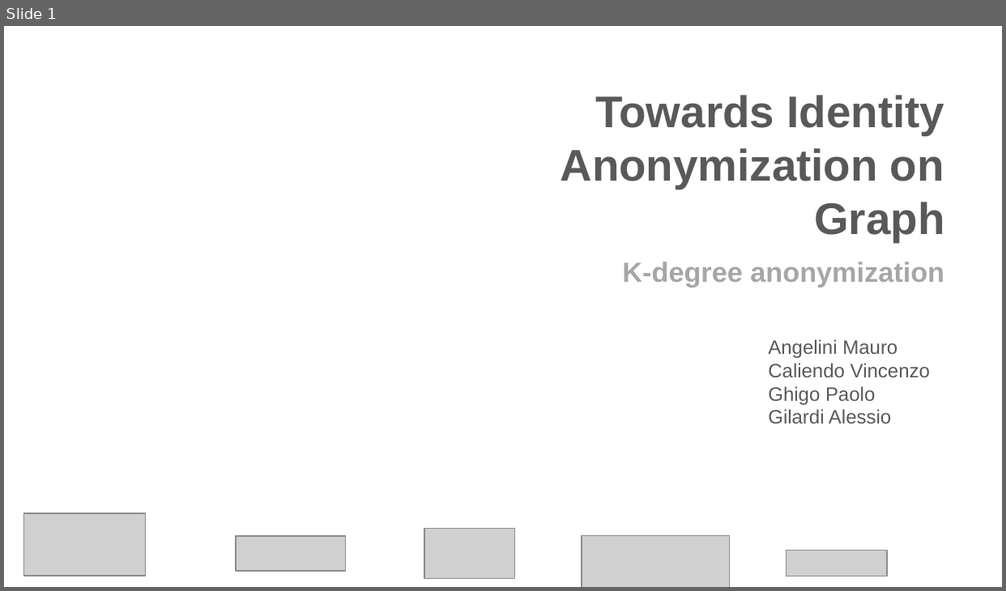
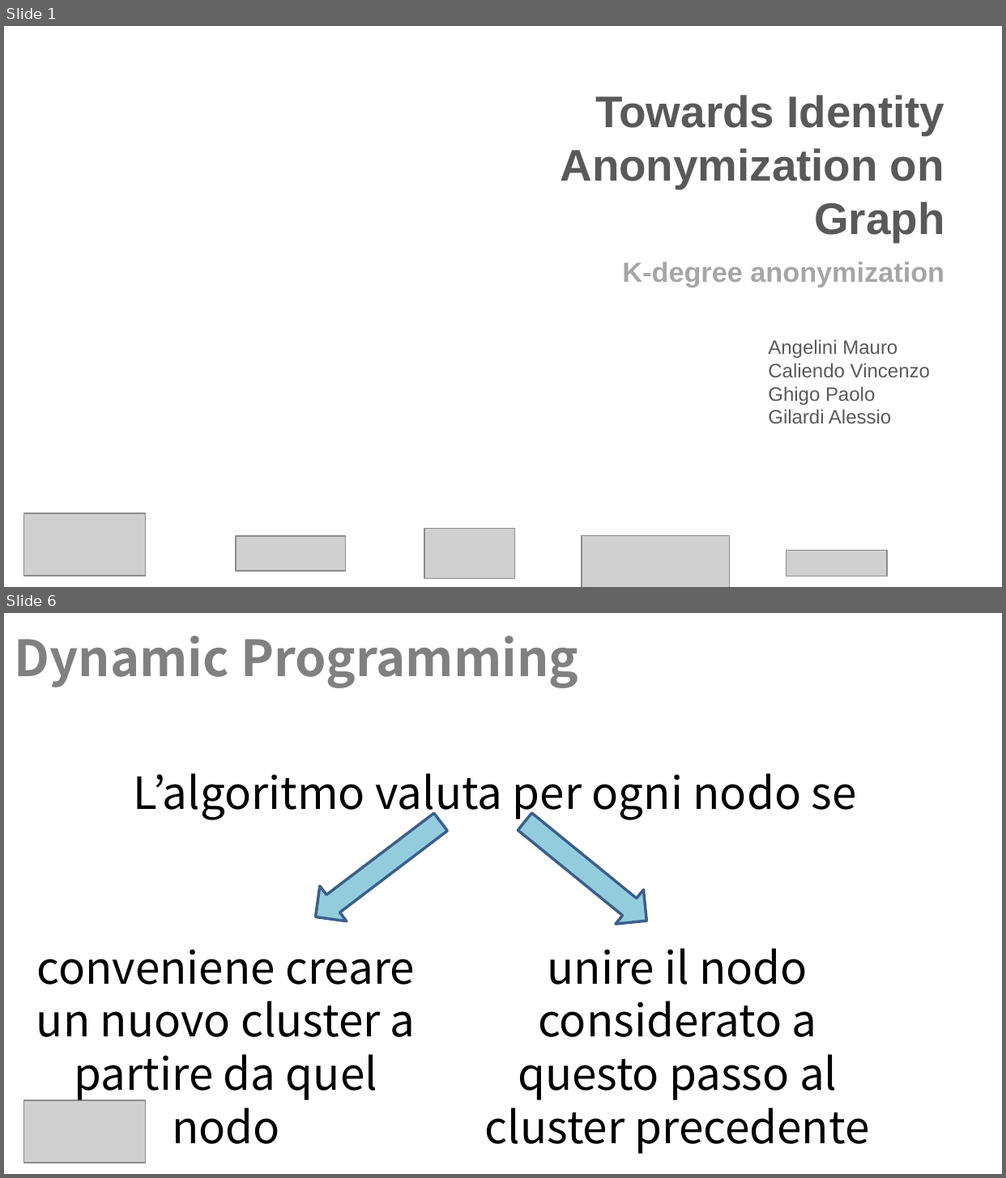
Before and after one commit to Navypowder/DP-P-project, a slide deck: Presentation/Towards_Identity_Anonymization_on_graph(K-degree anonymization).pptx. Shown one above the other, each under a label of ours: slide 1 before the commit, slides 1 and 6 after it; the slides between them are not shown. The pictures are 1006x591 and 1006x1178 pixels, drawn with LibreOffice and Linux fonts; fonts in the diff are those of the drawing; grey boxes stand for pictures; background and template pictures are left out. Boxes give left, top, right and bottom in pixels: in the first picture for what was removed or moved away, otherwise in the second. Text is boxed around its words. In the diff, an @@ line names an element or a change of style, - is before the commit and + after.

```diff
--- a/Presentation/Towards_Identity_Anonymization_on_graph(K-degree anonymization).pptx
+++ b/Presentation/Towards_Identity_Anonymization_on_graph(K-degree anonymization).pptx
@@ slide 6 added at (x1=4, y1=613, x2=1002, y2=1174), background picture (left out) @@
@@ title added at (x1=14, y1=636, x2=579, y2=688), 36 pt, text #808080, bold @@
+Dynamic Programming
@@ text added at (x1=133, y1=773, x2=856, y2=820), 32 pt, text #000000 @@
+L’algoritmo valuta per ogni nodo se
@@ left arrow added at (x1=302, y1=805, x2=454, y2=935), fill #93CDDD, outline #3A5F8C 2 pt @@
@@ left arrow added at (x1=511, y1=805, x2=660, y2=938), fill #93CDDD, outline #3A5F8C 2 pt @@
@@ text added at (x1=36, y1=949, x2=415, y2=1144), 32 pt, text #000000 @@
+conveniene creare un nuovo cluster a partire da quel nodo
@@ text added at (x1=485, y1=948, x2=870, y2=1154), 32 pt, text #000000 @@
+unire il nodo considerato a questo passo al cluster precedente
@@ picture added at (x1=24, y1=1101, x2=146, y2=1164) @@
```
Also in this commit, not shown: 11 other slides added, 2 slides removed, 1 other file.
